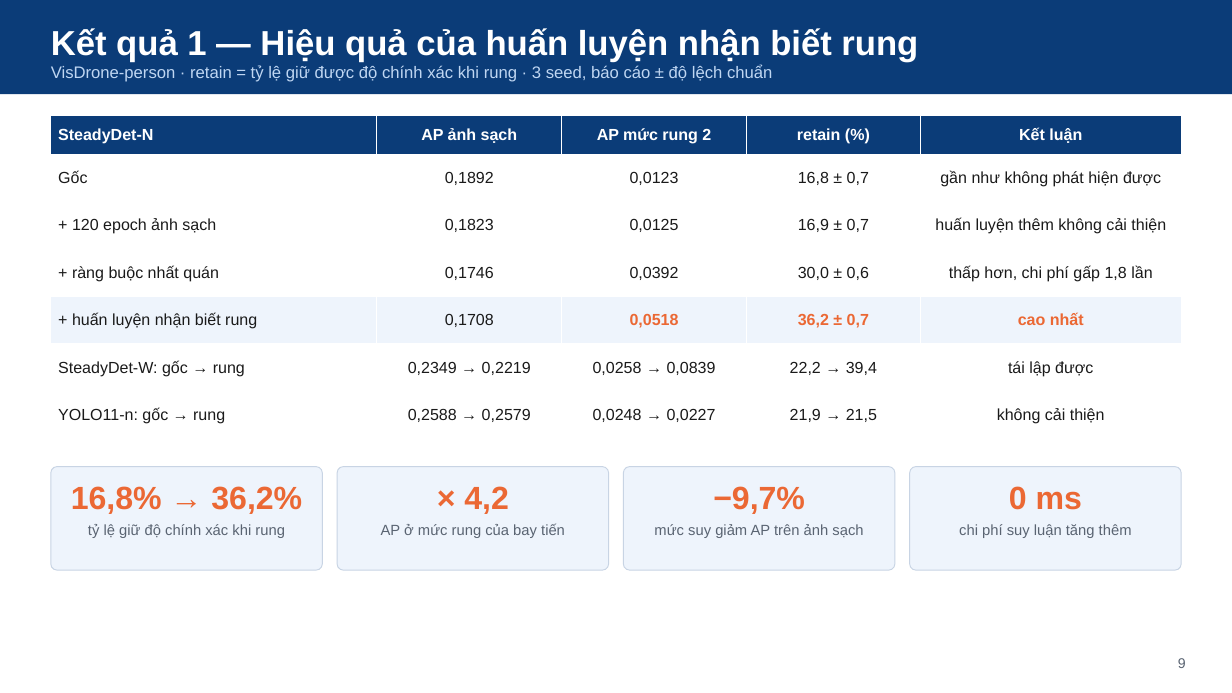
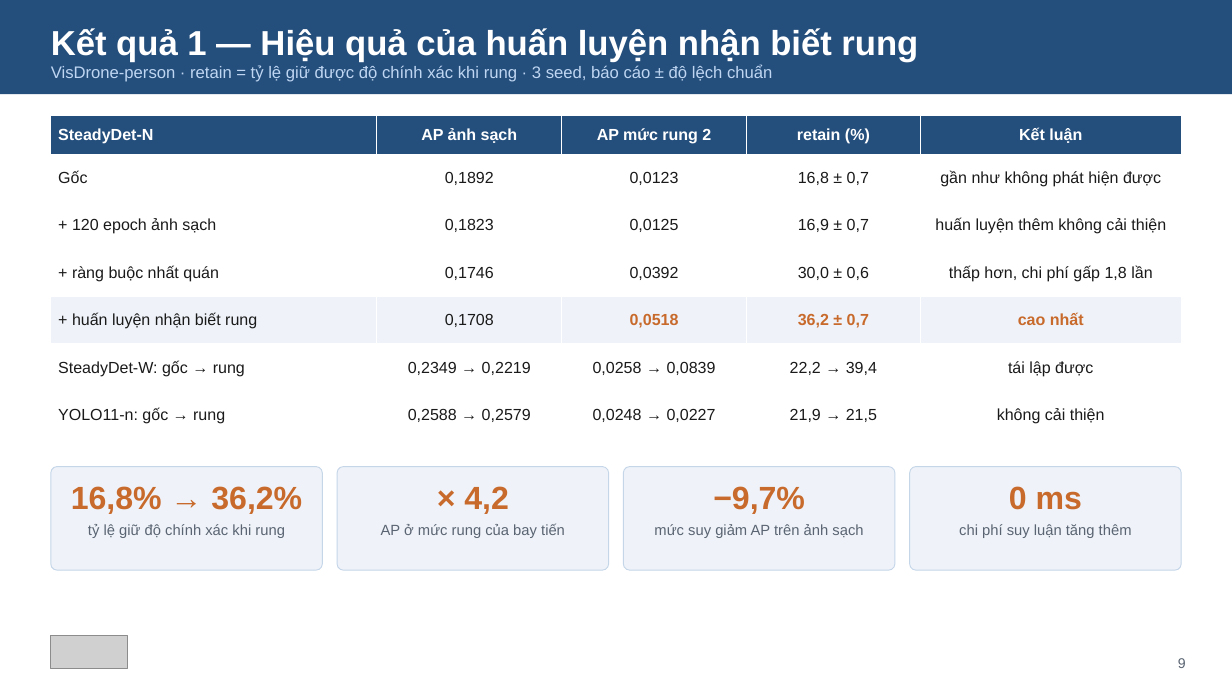
Before and after one commit to NhanHuynh2006/Drone_Following, a slide deck: slide 9 of nckh_SV2026-474/slides/SteadyDet-N_nghiem_thu_nhe.pptx. Drawn at 1232x693 pixels with LibreOffice and Linux fonts; fonts in the diff are those of the drawing; grey boxes stand for pictures. Boxes give left, top, right and bottom in pixels: in the first picture for what was removed or moved away, otherwise in the second. Text is boxed around its words. In the diff, an @@ line names an element or a change of style, - is before the commit and + after.

```diff
--- a/nckh_SV2026-474/slides/SteadyDet-N_nghiem_thu_nhe.pptx
+++ b/nckh_SV2026-474/slides/SteadyDet-N_nghiem_thu_nhe.pptx
@@ rectangle "Kết quả 1 — Hiệu ..." at <box>0,0,1232,94</box>: fill #0B3C78 to #244E7C @@
@@ table at <box>51,116,1181,439</box> @@
@@ fill #0B3C78 to #244E7C in row 1 @@
@@ fill #EEF4FC to #EFF3F9 in row 5 @@
@@ text colour #EB6834 to #C86A2C in "0,0518", "36,2 ± 0,7", "cao nhất" @@
@@ text colour #EB6834 to #C86A2C in 4 elements at <box>71,486,302,514</box>, <box>464,486,509,514</box>, <box>713,486,805,514</box>, <box>1009,486,1082,510</box> @@
@@ fill #EEF4FC to #EFF3F9; outline #C8D4E4 0.75 pt to #C6D6E9 0.75 pt in 4 elements at <box>51,467,323,570</box>, <box>337,467,609,570</box>, <box>624,467,896,570</box>, <box>909,467,1181,570</box> @@
@@ picture added at <box>51,636,128,669</box> @@
```
Also in this commit, not shown: 24 other slides changed, 23 other files.
